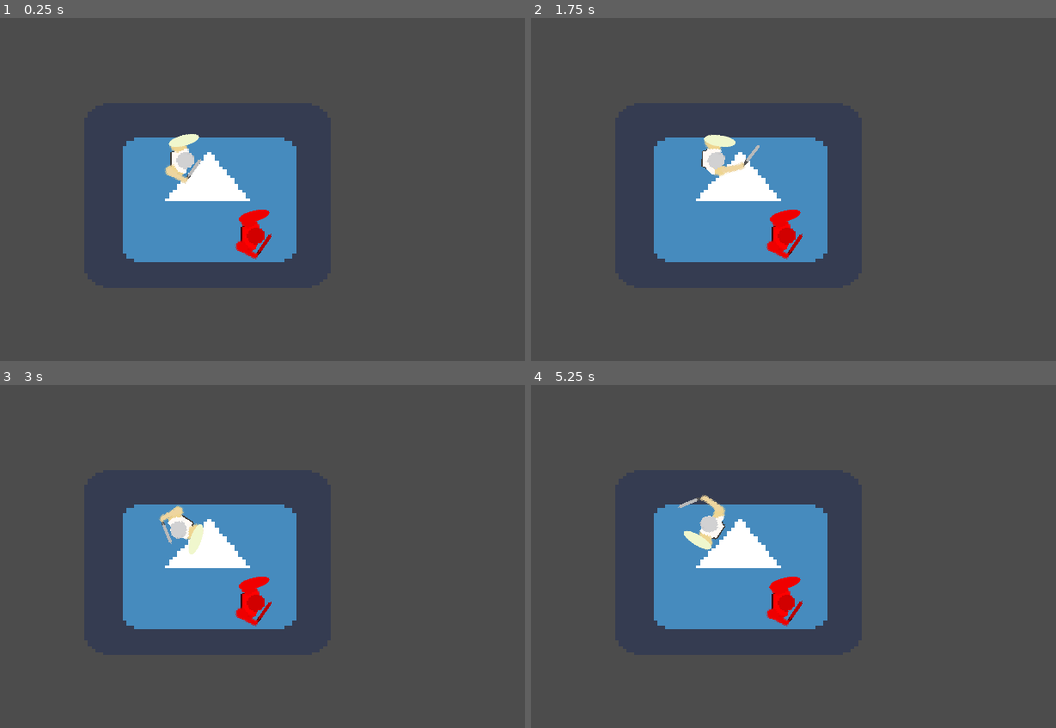
Above: before the commit, frames 1-4 (two rows, left to right).
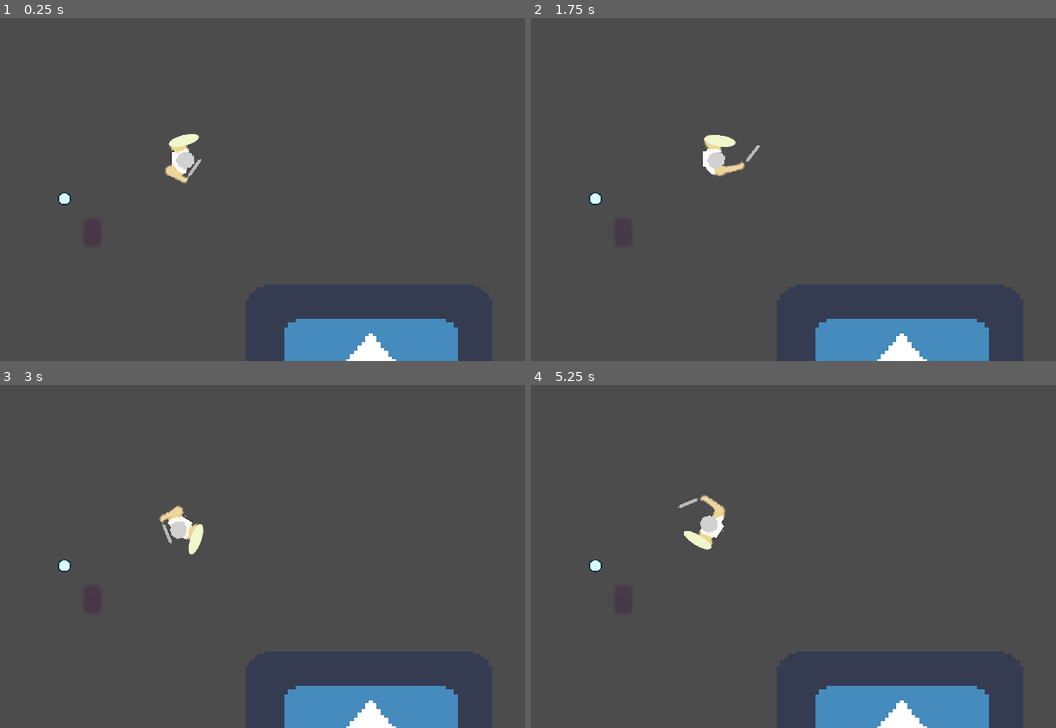
Above: after the commit, the same moments.

Repository: deanboy69/mighty-beams-2-beamer-s-revenge
Game: Godot game, scene res://scenes/maps/map3.tscn
Same seed, same stepped clock (60 frames per second), same inputs: the game is played once before the commit and once after it. The engine's default icon, where the game draws it, is replaced by a stand-in: a white triangle on a blue panel in a dark square.
Inputs (mouse positions are in pixels of both pictures, inside the frame that each line leads up to):
- Up to frame 1 (0.25 s): no input
- Up to frame 2 (1.75 s): click (625, 230) at 0.52 s; click (594, 199) at 1.27 s
- Up to frame 3 (3 s): move the mouse to (330, 505) at 2.02 s; hold D (turn_right) 2.03-2.75 s; click (330, 505) at 2.1 s; drag from (42, 546) to (252, 601) at 2.77 s
- Up to frame 4 (5.25 s): move the mouse to (783, 439) at 3.52 s; hold D (turn_right) 3.53-4.25 s; tap Ctrl (switch_camera) at 3.6 s; click (783, 439) at 3.67 s; drag from (678, 607) to (outside the picture) at 4.27 s; move the mouse to (919, 587) at 5.02 s; hold A (turn_left) from 5.03 s (still down); click (919, 587) at 5.1 s

The runs differ from the first frame. In frame 1, 15% of the frame differs, in the area x 10-88%, y 34-100%; in frame 2, 15%; in frame 3, 15%; in frame 4, 15%.
Error after the commit: Invalid operands 'Nil' and 'int' in operator '/'. (res://scenes/unit_formation/rect_adjuster.gd:48)

Commit message:
added Unit scene

Diff:
--- a/scenes/maps/map3.tscn
+++ b/scenes/maps/map3.tscn
@@ -1,16 +1,17 @@
-[gd_scene load_steps=5 format=2]
+[gd_scene load_steps=6 format=2]
 
 [ext_resource path="res://scenes/maps/map3.gd" type="Script" id=1]
 [ext_resource path="res://scenes/player/player.tscn" type="PackedScene" id=2]
 [ext_resource path="res://scenes/human/soldier_enemyNPC.tscn" type="PackedScene" id=3]
 [ext_resource path="res://icon.png" type="Texture" id=4]
+[ext_resource path="res://scenes/unit_formation/rect_adjuster.tscn" type="PackedScene" id=5]
 
 [node name="map3" type="Node2D"]
 position = Vector2( 488.032, 266.791 )
 script = ExtResource( 1 )
 
 [node name="player" parent="." instance=ExtResource( 2 )]
-position = Vector2( 25.5785, 10.9601 )
+position = Vector2( -94.8773, -124.126 )
 
 [node name="soldier_enemyNPC" parent="." instance=ExtResource( 3 )]
 position = Vector2( 77.9024, 67.3394 )
@@ -19,3 +20,9 @@
 position = Vector2( 44.9005, 37.8199 )
 scale = Vector2( 2.86797, 2.15374 )
 texture = ExtResource( 4 )
+
+[node name="rect_adjuster" parent="." instance=ExtResource( 5 )]
+margin_left = -186.918
+margin_top = -100.171
+margin_right = -186.918
+margin_bottom = -100.171
--- a/scenes/unit_formation/rect_adjuster.gd
+++ b/scenes/unit_formation/rect_adjuster.gd
@@ -1,11 +1,10 @@
 extends Control
 
-var area = 10000
+var area
 var min_width
 var min_height
-var right_drag_limit
-var down_drag_limit
-var unit_count = 80
+var drag_limit
+
 
 var width
 var height
@@ -14,17 +13,18 @@
 var height_rel
 
 
-var rot_dir = 0
-
 onready var b_left = $left
 onready var b_right = $right
 onready var b_up = $up
 onready var b_down = $down
+onready var pivot_point = $pivot
 
 
 
 
 
+func init(unit_size):
+	area = unit_size * 500
 
 
 
@@ -43,23 +43,26 @@
 
 
 
+
 func set_button_locations():
-	width = clamp(b_right.get_global_position().x - b_left.get_global_position().x,min_width,area/min_height)
-	width_rel = b_left.get_global_position().x + width/2
+	width = clamp(b_right.get_position().x - b_left.get_position().x,min_width,area/min_height)
+	width_rel = b_left.get_position().x + width/2
 	height = area / width
-	height_rel = b_up.get_global_position().y+height/2
+	height_rel = b_up.get_position().y+height/2
 
 	if b_right.pressed:
-		b_right.set_global_position(Vector2(get_global_mouse_position().x,height_rel))
+		drag_limit = clamp(get_local_mouse_position().x,$rect.get_position().x,$rect.get_position().x+width)
+		b_right.set_position(Vector2(drag_limit,height_rel))
 	else:
-		b_right.set_global_position(Vector2(width,height_rel))
+		b_right.set_position(Vector2(width,height_rel+5))
 
-	b_left.set_global_position(Vector2(b_left.get_global_position().x,height_rel))
-	b_up.set_global_position(Vector2(width_rel,b_up.get_global_position().y))
-	b_down.set_global_position(Vector2(width_rel,b_down.get_global_position().y))
+	b_left.set_position(Vector2(b_left.get_position().x,height_rel))
+	b_up.set_position(Vector2(width_rel,b_up.get_position().y))
+	b_down.set_position(Vector2(width_rel,b_down.get_position().y))
 
 
 
 func update_rect():
-	$rect.set_global_position(Vector2(b_left.get_global_position().x+20,b_up.get_global_position().y+20))
+	$rect.set_position(Vector2(b_left.get_position().x+20,b_up.get_position().y+20))
 	$rect.set_size(Vector2(width-20,height-20))
+	pivot_point.set_position(Vector2($rect.get_position().x+width/2,$rect.get_position().y+height/2))
--- a/scenes/unit_formation/rect_adjuster.tscn
+++ b/scenes/unit_formation/rect_adjuster.tscn
@@ -5,17 +5,16 @@
 [ext_resource path="res://assets/gui/unit/rect_drag_button_pressed.png" type="Texture" id=3]
 
 [node name="rect_adjuster" type="Control"]
-rect_pivot_offset = Vector2( 58.9524, 58.0318 )
+margin_bottom = 20.0
 script = ExtResource( 1 )
 
-[node name="rect" type="ColorRect" parent="."]
-color = Color( 0.0352941, 0.188235, 0.478431, 0.211765 )
+[node name="rect" type="Button" parent="."]
+modulate = Color( 1, 0, 0.866667, 0.254902 )
+margin_right = 10.0
+margin_bottom = 10.0
 
 [node name="right" type="TextureButton" parent="."]
-margin_left = 100.0
-margin_top = 50.0
-margin_right = 120.0
-margin_bottom = 70.0
+rect_scale = Vector2( 0.5, 0.5 )
 texture_normal = ExtResource( 2 )
 texture_pressed = ExtResource( 3 )
 stretch_mode = 5
@@ -25,3 +24,9 @@
 [node name="up" type="Control" parent="."]
 
 [node name="down" type="Control" parent="."]
+
+[node name="pivot" type="Control" parent="."]
+margin_left = -13.1118
+margin_top = 4.51751
+margin_right = -13.1118
+margin_bottom = 4.51751
--- a/scenes/unit_formation/unit.gd
+++ b/scenes/unit_formation/unit.gd
@@ -1 +1,49 @@
 extends Control
+
+var rot_dir = 0
+
+var unit_count
+var unit_type
+
+
+onready var rect_adjuster = preload("res://scenes/unit_formation/rect_adjuster.tscn").instance()
+#var mySprite = preload("res://mySprite.scn").instance()
+#mySprite.init(a, b)
+#getparent().add_child(mySprite)
+
+func init(type,count):
+	unit_count = count
+	unit_type = type
+
+
+func _ready():
+	#testing
+	unit_count = 20
+	unit_type = 'regular'
+
+
+
+	rect_adjuster.init(unit_count)
+	add_child(rect_adjuster)
+
+
+
+
+
+
+func _process(delta):
+	rotate_unit()
+	move_unit()
+
+
+func rotate_unit():
+
+	if Input.is_action_pressed('turn_left'):
+		rot_dir += .1
+	if Input.is_action_pressed('turn_right'):
+		rot_dir -= .1
+	set_rotation(rot_dir)
+	#set_pivot_offset(rect_adjuster.pivot_point.get_global_position())
+
+func move_unit():
+	pass
--- a/scenes/unit_formation/unit.tscn
+++ b/scenes/unit_formation/unit.tscn
@@ -3,10 +3,4 @@
 [ext_resource path="res://scenes/unit_formation/unit.gd" type="Script" id=1]
 
 [node name="unit" type="Control"]
-anchor_right = 1.0
-anchor_bottom = 1.0
 script = ExtResource( 1 )
-
-[node name="Container" type="Container" parent="."]
-margin_right = 40.0
-margin_bottom = 40.0
